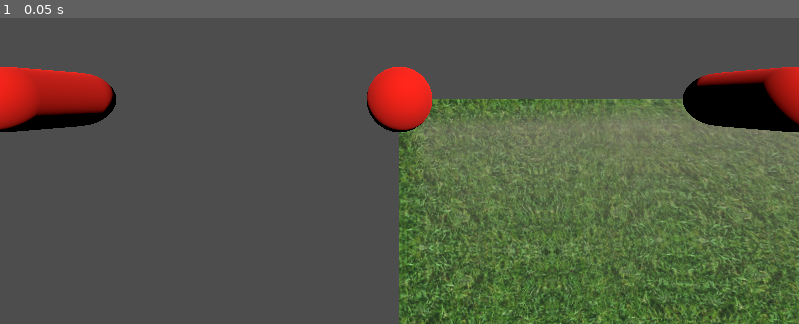
Above: before the commit, frame 1.
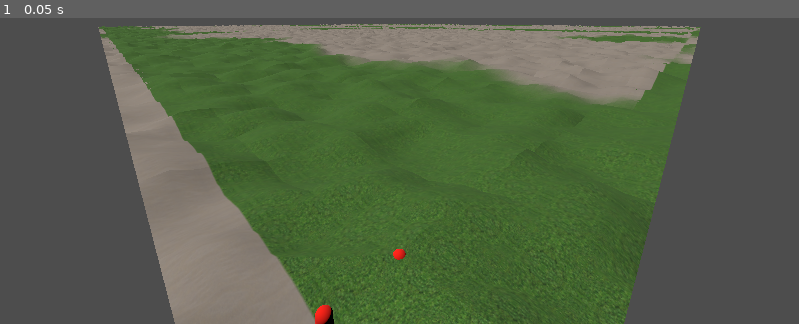
Above: after the commit, the same moment.

Repository: pliniopvv/godot401-kingoflands
Game: Godot game, scene res://main.tscn
Same seed, same stepped clock (60 frames per second), same inputs: the game is played once before the commit and once after it.
Inputs:
- Up to frame 1 (0.05 s): no input

The runs differ from the first frame. In frame 1, 70% of the frame differs, in the area x 0-100%, y 1-100%.

Commit message:
+humidade

Diff:
--- /dev/null
+++ b/_teste.gd
@@ -0,0 +1,14 @@
+extends Node3D
+
+
+# Called when the node enters the scene tree for the first time.
+func _ready():
+	var noise = FastNoiseLite.new()
+#	noise.seed = 1
+	print(noise.get_noise_2d(0.5,0.5))
+	pass # Replace with function body.
+
+
+# Called every frame. 'delta' is the elapsed time since the previous frame.
+func _process(delta):
+	pass
--- a/_teste.tscn
+++ b/_teste.tscn
@@ -1,4 +1,6 @@
-[gd_scene load_steps=12 format=3 uid="uid://dqu5ec53fe4bx"]
+[gd_scene load_steps=13 format=3 uid="uid://dqu5ec53fe4bx"]
+
+[ext_resource type="Script" path="res://_teste.gd" id="1_jfw4w"]
 
 [sub_resource type="PlaneMesh" id="PlaneMesh_kwkh3"]
 size = Vector2(10, 10)
@@ -51,6 +53,7 @@
 albedo_texture = SubResource("NoiseTexture2D_huy0p")
 
 [node name="Node3D" type="Node3D"]
+script = ExtResource("1_jfw4w")
 
 [node name="DirectionalLight3D" type="DirectionalLight3D" parent="."]
 transform = Transform3D(-0.866023, -0.433016, 0.250001, 0, 0.499998, 0.866027, -0.500003, 0.749999, -0.43301, 0, 4, -5)
--- a/main.tscn
+++ b/main.tscn
@@ -17,12 +17,12 @@
 
 [node name="terrain" type="Node3D" parent="."]
 script = ExtResource("1_slsdw")
-qtd_chunks = 2
+qtd_chunks = 50
 grama = ExtResource("2_omrht")
 deserto = ExtResource("3_er2um")
 
 [node name="camera" type="Camera3D" parent="."]
-transform = Transform3D(1, 0, 0, 0, -4.37114e-08, 1, 0, -1, -4.37114e-08, 0, 4.98062, 0)
+transform = Transform3D(-0.707107, 0.183013, -0.683013, 0, 0.965926, 0.258819, 0.707107, 0.183013, -0.683013, -6, 16.4659, -6)
 
 [node name="Node" type="Node" parent="."]
 
--- a/main/terrain.gd
+++ b/main/terrain.gd
@@ -1,4 +1,3 @@
-@tool
 extends Node3D
 
 @export_category("Configurações gerais")
--- a/nodes/terrain/chunk.gd
+++ b/nodes/terrain/chunk.gd
@@ -1,10 +1,10 @@
-@tool
 extends MeshInstance3D
 class_name GenericChunk
 
 @export_category("Configurações iniciais")
 @export var grama: Texture2D
 @export var deserto: Texture2D
+@export var humidade: NoiseTexture2D
 @export var size = Vector2(12,12)
 @export var lod = 5
 @export var altura = 5.0
@@ -25,8 +25,8 @@
 		for _x in range(lod+1):
 			var bLod = Vector2(size.x/lod, size.y/lod)
 			var bLodPos = Vector2(_x*bLod.x, _z*bLod.y)
-#			var pontoNaMesh = Vector2(pos.x*size.x+(bLodPos.x-center_terrain.x), pos.y*size.y+(bLodPos.y-center_terrain.y))
-			var pontoNaMesh = Vector2(pos.x*size.x+(bLodPos.x), pos.y*size.y+(bLodPos.y))
+			var pontoNaMesh = Vector2(pos.x*size.x+(bLodPos.x-center_terrain.x), pos.y*size.y+(bLodPos.y-center_terrain.y))
+#			var pontoNaMesh = Vector2(pos.x*size.x+(bLodPos.x), pos.y*size.y+(bLodPos.y))
 			var y = noise.get_noise_2d(pontoNaMesh.x, pontoNaMesh.y) * altura
 
 			if uvx == 0: uvx = 1
@@ -51,19 +51,14 @@
 
 	st.generate_normals()
 
-	var nt = NoiseTexture2D.new()
-	var fn = KHumidade.get_noise()
-	nt.noise = fn
-	nt.normalize = false
-
 	mesh = st.commit()
 
 	var sm = ShaderMaterial.new()
 	sm.shader = preload("res://nodes/terrain/chunk.gdshader")
-	sm.set_shader_parameter("teste", 1.0)
+#	sm.set_shader_parameter("teste", teste)
 	sm.set_shader_parameter("grama", grama)
 	sm.set_shader_parameter("deserto", deserto)
-	sm.set_shader_parameter("humidade", nt)
+	sm.set_shader_parameter("humidade", humidade)
 	st.set_material(sm)
 	mesh.surface_set_material(0, sm)
 
--- a/nodes/terrain/chunk.tscn
+++ b/nodes/terrain/chunk.tscn
@@ -17,8 +17,17 @@
 }]
 blend_shape_mode = 0
 
+[sub_resource type="FastNoiseLite" id="FastNoiseLite_4uxtb"]
+frequency = 0.001
+offset = Vector3(-12, 0, -12)
+
+[sub_resource type="NoiseTexture2D" id="NoiseTexture2D_g3v0i"]
+invert = true
+noise = SubResource("FastNoiseLite_4uxtb")
+
 [node name="chunk" type="MeshInstance3D"]
 mesh = SubResource("ArrayMesh_tx8v7")
 script = ExtResource("2_105c1")
 grama = ExtResource("2_k5pjj")
 deserto = ExtResource("3_346g0")
+humidade = SubResource("NoiseTexture2D_g3v0i")
Not shown: 1 places in nodes/terrain/chunk.tscn that only renumber resources
